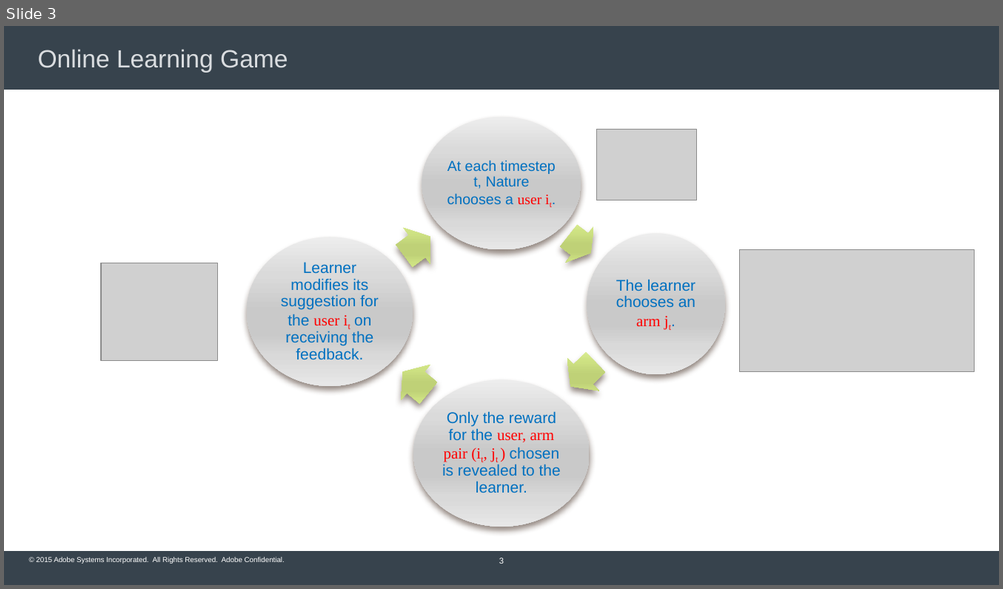
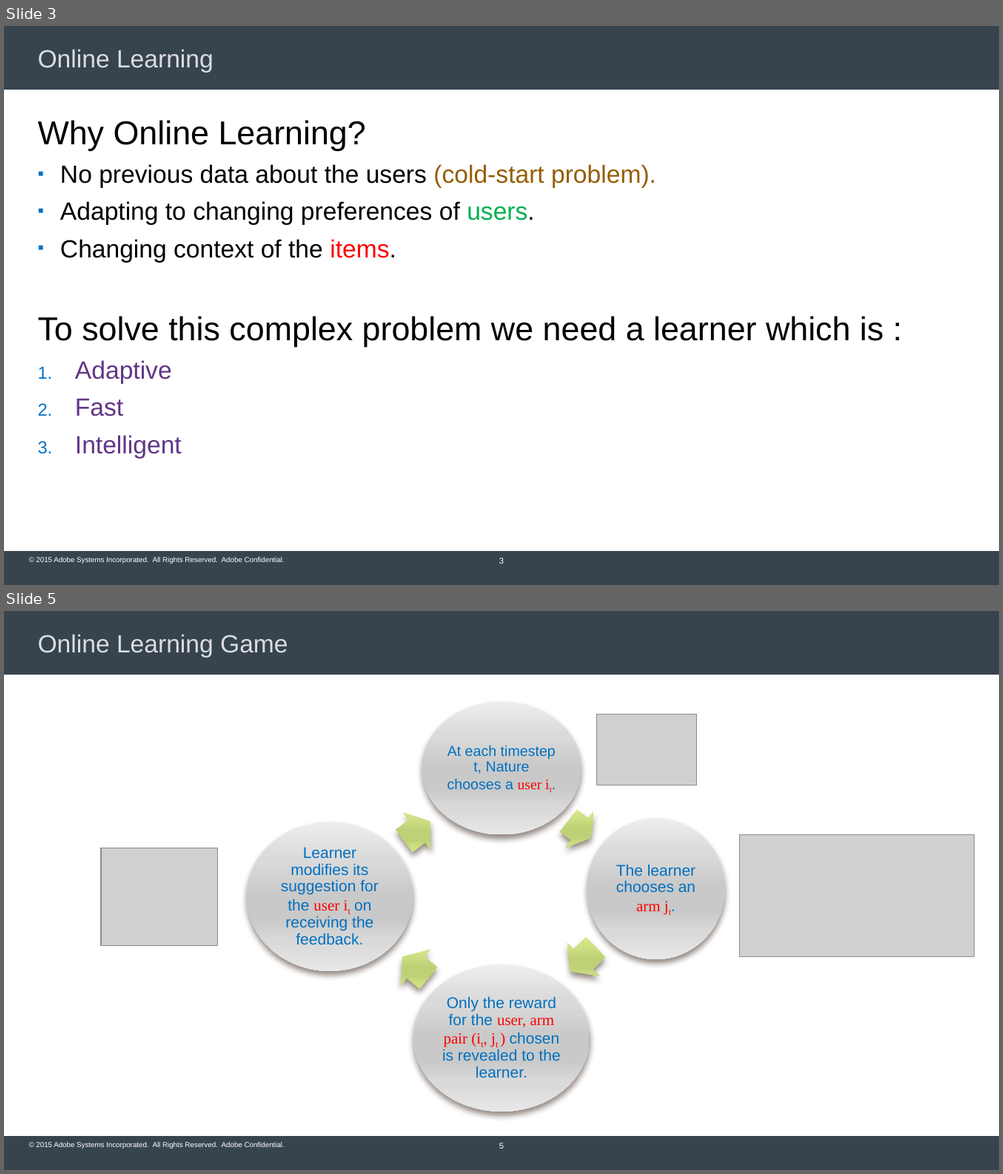
Before and after one commit to Subhojyoti/Adobe_Intern, a slide deck: Adobe PPT/Subho_Inception_talk.pptx. Shown one above the other, each under a label of ours: slide 3 before the commit, slides 3 and 5 after it; the slides between them are not shown. The pictures are 1003x589 and 1003x1174 pixels, drawn with LibreOffice and Linux fonts; fonts in the diff are those of the drawing; grey boxes stand for pictures; background and template pictures are left out. Boxes give left, top, right and bottom in pixels: in the first picture for what was removed or moved away, otherwise in the second. Text is boxed around its words. In the diff, an @@ line names an element or a change of style, - is before the commit and + after.

```diff
--- a/Adobe PPT/Subho_Inception_talk.pptx
+++ b/Adobe PPT/Subho_Inception_talk.pptx
@@ slide 3 added at box(4, 26, 999, 585), background #FFFFFF; not listed: 3 template elements that a slide beside it also shows @@
@@ title added at box(38, 49, 213, 73), 24 pt, text #DADDE0 @@
+Online Learning
@@ text added at box(38, 120, 883, 459), 24 pt, text #000000 @@
+Why Online Learning?
+▪ No previous data about the users (cold-start problem).
+▪ Adapting to changing preferences of users.
+▪ Changing context of the items.
+To solve this complex problem we need a learner which is :
+1. Adaptive
+2. Fast
+3. Intelligent
@@ page number added at box(499, 558, 504, 564), 8 pt, text #FFFFFF @@
+3
@@ what was slide 3 is now slide 5 @@
@@ page number at box(499, 1143, 504, 1149): text changed @@
-3
+5
```
Also in this commit, not shown: 2 slides changed, 1 other slide added, 1 other file.
